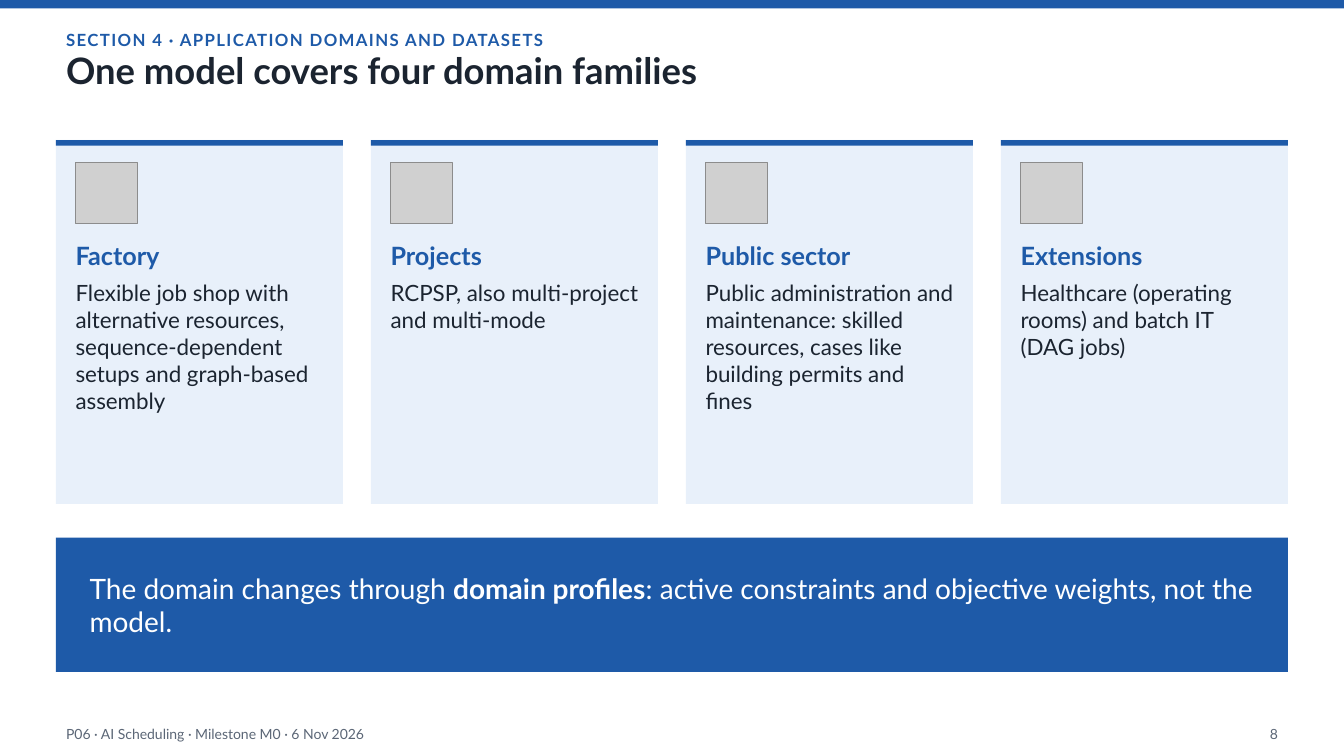
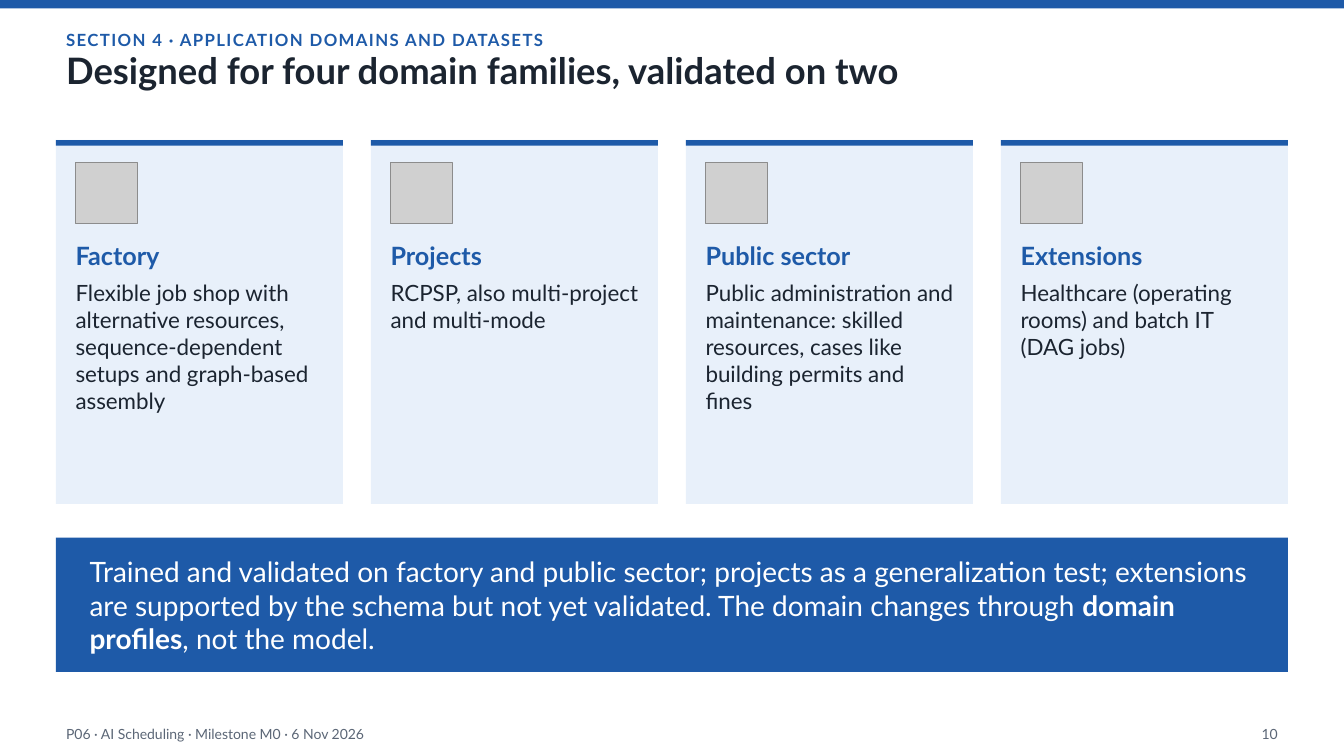
Before and after one commit to Pieruc/Scheduling, a slide deck: slide 10 of Presentazione/P06-6Nov-v1.pptx (slide 8 before the commit). Drawn at 1344x756 pixels with LibreOffice and Linux fonts; fonts in the diff are those of the drawing; grey boxes stand for pictures. Boxes give left, top, right and bottom in pixels: in the first picture for what was removed or moved away, otherwise in the second. Text is boxed around its words. In the diff, an @@ line names an element or a change of style, - is before the commit and + after.

```diff
--- a/Presentazione/P06-6Nov-v1.pptx
+++ b/Presentazione/P06-6Nov-v1.pptx
@@ title at [66, 57, 898, 91]: text changed @@
-One model covers four domain families
+Designed for four domain families, validated on two
@@ text in rectangle at [90, 561, 1247, 654]: text changed @@
-The domain changes through domain profiles: active constraints and objective weights, not the model.
+Trained and validated on factory and public sector; projects as a generalization test; extensions are supported by the schema but not yet validated. The domain changes through domain profiles, not the model.
@@ page number at [1262, 729, 1278, 739]: text changed @@
-8
+10
```
Also in this commit, not shown: 3 other slides changed, 3 slides added, 1 slide removed, 1 other file.
